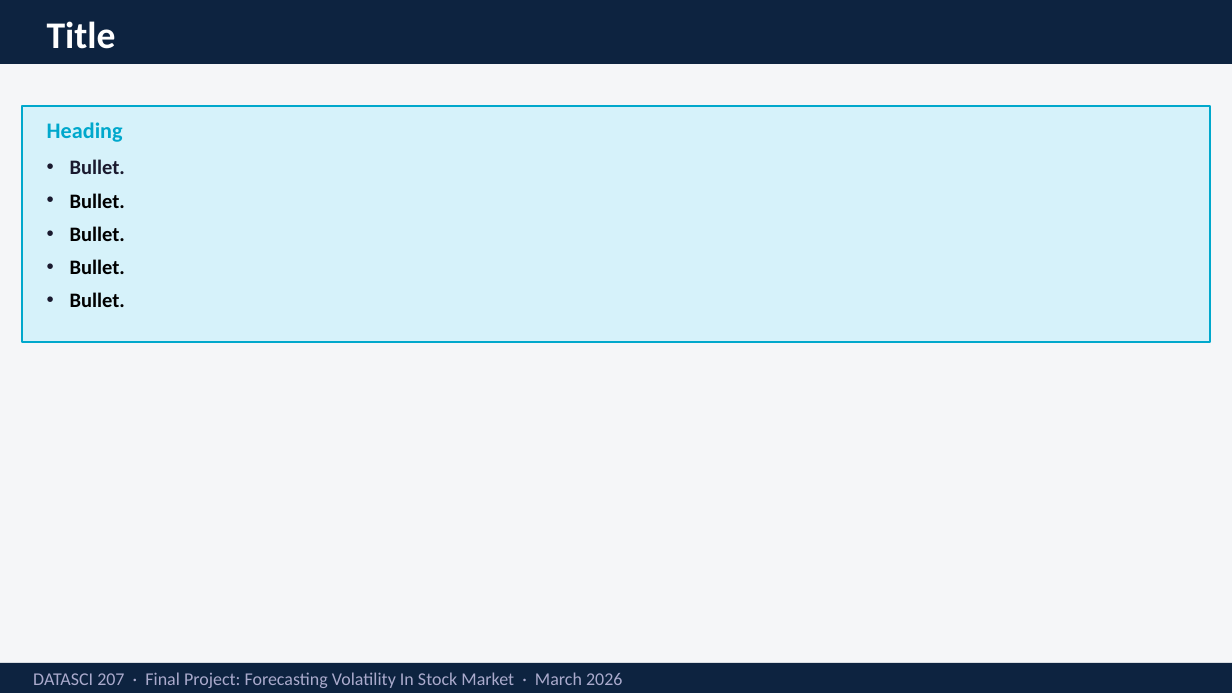
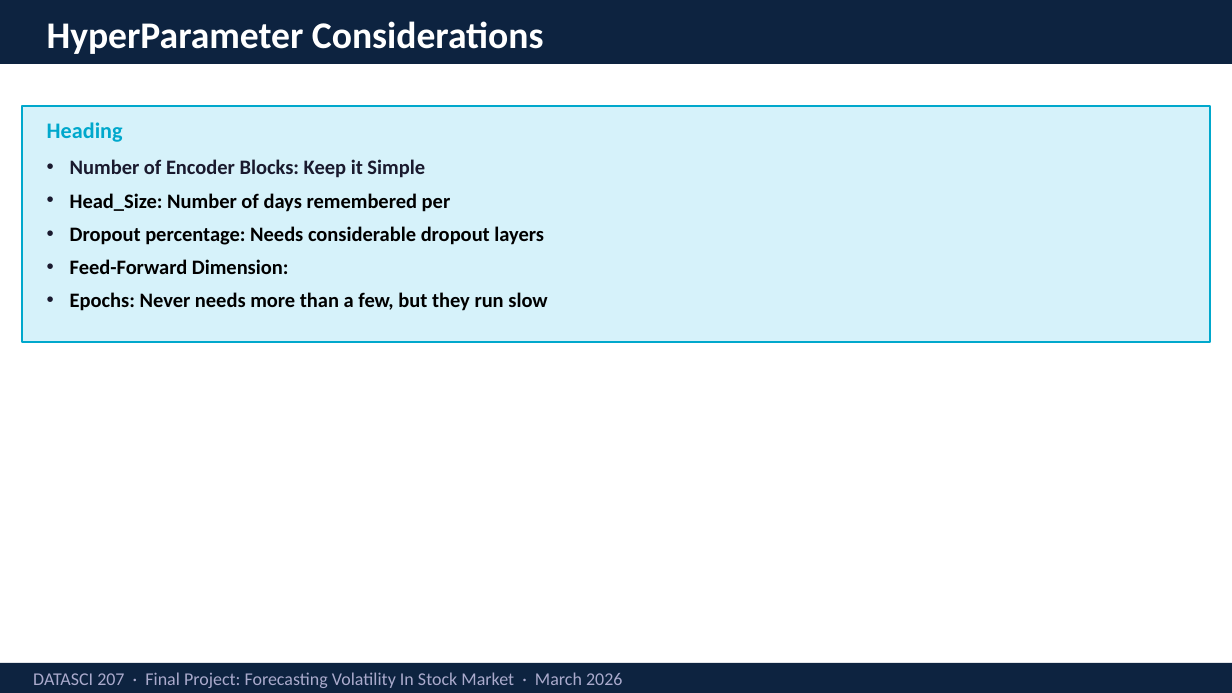
Before and after one commit to geniuscare247/Greed-and-Fear, a slide deck: slide 20 of slides/Forecasting Volatility In Stock Market.pptx. Drawn at 1232x693 pixels with LibreOffice and Linux fonts; fonts in the diff are those of the drawing. Boxes give left, top, right and bottom in pixels: in the first picture for what was removed or moved away, otherwise in the second. Text is boxed around its words. In the diff, an @@ line names an element or a change of style, - is before the commit and + after.

Commit message:
Adding slides I've made

```diff
--- a/slides/Forecasting Volatility In Stock Market.pptx
+++ b/slides/Forecasting Volatility In Stock Market.pptx
@@ background #F5F6F8 to #FFFFFF @@
@@ text at bbox=[47, 21, 544, 54]: text changed @@
-Title
+HyperParameter Considerations
@@ text at bbox=[70, 159, 547, 311]: text changed @@
-• Bullet.
-• Bullet.
-• Bullet.
-• Bullet.
-• Bullet.
+• Number of Encoder Blocks: Keep it Simple
+• Head_Size: Number of days remembered per
+• Dropout percentage: Needs considerable dropout layers
+• Feed-Forward Dimension:
+• Epochs: Never needs more than a few, but they run slow
```
Also in this commit, not shown: 3 other slides changed, 1 slide added, 1 slide removed.
